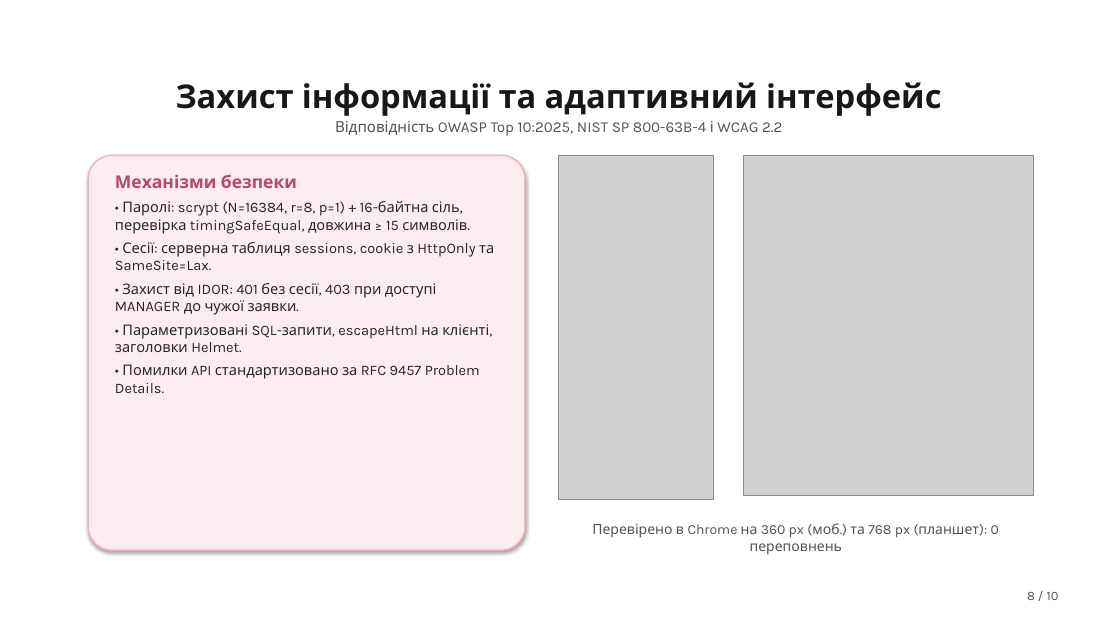
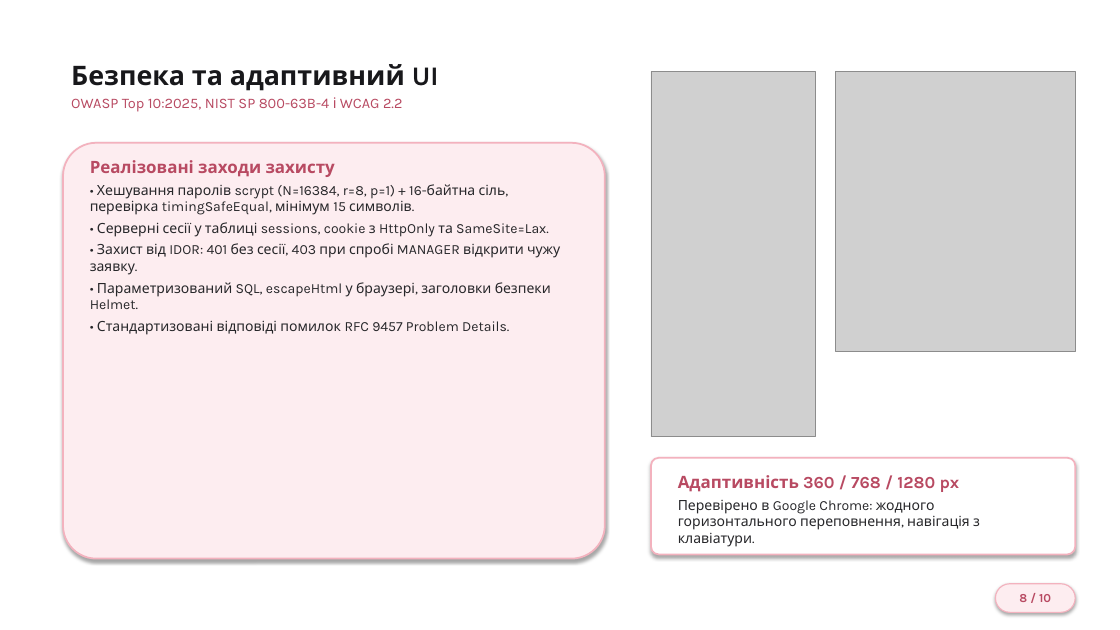
Before and after one commit to Zhyhan245/voltapro-service-inquiries, a slide deck: slide 8 of docs/Презентація_Жиган_Д_О_АІ-245.pptx. Drawn at 1120x630 pixels with LibreOffice and Linux fonts; fonts in the diff are those of the drawing; grey boxes stand for pictures; background and template pictures are left out. Boxes give left, top, right and bottom in pixels: in the first picture for what was removed or moved away, otherwise in the second. Text is boxed around its words. In the diff, an @@ line names an element or a change of style, - is before the commit and + after.

```diff
--- a/docs/Презентація_Жиган_Д_О_АІ-245.pptx
+++ b/docs/Презентація_Жиган_Д_О_АІ-245.pptx
@@ text at [71,64,439,112]: text changed; size 13 to 12.5 pt; text colour #52525B to #B84A62 @@
-Захист інформації та адаптивний інтерфейс
-Відповідність OWASP Top 10:2025, NIST SP 800-63B-4 і WCAG 2.2
+Безпека та адаптивний UI
+OWASP Top 10:2025, NIST SP 800-63B-4 і WCAG 2.2
@@ picture: place and size @@
-picture at [559,155,713,500]
+picture at [651,71,816,437]
@@ picture: place and size @@
-picture at [744,155,1033,495]
+picture at [836,71,1075,352]
@@ rounded rectangle: place and size @@
-rounded rectangle at [88,155,525,550]
+rounded rectangle at [63,143,605,559]
@@ rounded rectangle at [63,143,605,559]: outline #F3B2BE 1.25 pt to #F3B2BE 1.5 pt; proportions changed @@
@@ text at [90,160,560,335]: text changed; size 12.5 to 12 pt @@
-Механізми безпеки
-• Паролі: scrypt (N=16384, r=8, p=1) + 16-байтна сіль, перевірка timingSafeEqual, довжина ≥ 15 символів.
-• Сесії: серверна таблиця sessions, cookie з HttpOnly та SameSite=Lax.
-• Захист від IDOR: 401 без сесії, 403 при доступі MANAGER до чужої заявки.
-• Параметризовані SQL-запити, escapeHtml на клієнті, заголовки Helmet.
-• Помилки API стандартизовано за RFC 9457 Problem Details.
+Реалізовані заходи захисту
+• Хешування паролів scrypt (N=16384, r=8, p=1) + 16-байтна сіль, перевірка timingSafeEqual, мінімум 15 символів.
+• Серверні сесії у таблиці sessions, cookie з HttpOnly та SameSite=Lax.
+• Захист від IDOR: 401 без сесії, 403 при спробі MANAGER відкрити чужу заявку.
+• Параметризований SQL, escapeHtml у браузері, заголовки безпеки Helmet.
+• Стандартизовані відповіді помилок RFC 9457 Problem Details.
@@ rounded rectangle added at [651,458,1075,555], fill #FFFFFF, outline #F3B2BE 1.5 pt @@
@@ text added at [678,475,980,547], 12 pt, text #27272A @@
+Адаптивність 360 / 768 / 1280 px
+Перевірено в Google Chrome: жодного горизонтального переповнення, навігація з клавіатури.
@@ text removed at [592,523,999,555] @@
-Перевірено в Chrome на 360 px (моб.) та 768 px (планшет): 0 переповнень
@@ rounded rectangle "8 / 10": place and size @@
-rounded rectangle "8 / 10" at [1027,592,1059,600]
+rounded rectangle "8 / 10" at [996,584,1075,613]
@@ rounded rectangle "8 / 10" at [996,584,1075,613]: size 11 to 10.5 pt, text colour #52525B to #B84A62, bold on; alignment right to centre; vertical alignment top to middle; fill none to #FDEDF0; outline none to #F3B2BE 1 pt; shadow on @@
```
Also in this commit, not shown: 8 other slides changed, 1 slide added, 1 slide removed.
